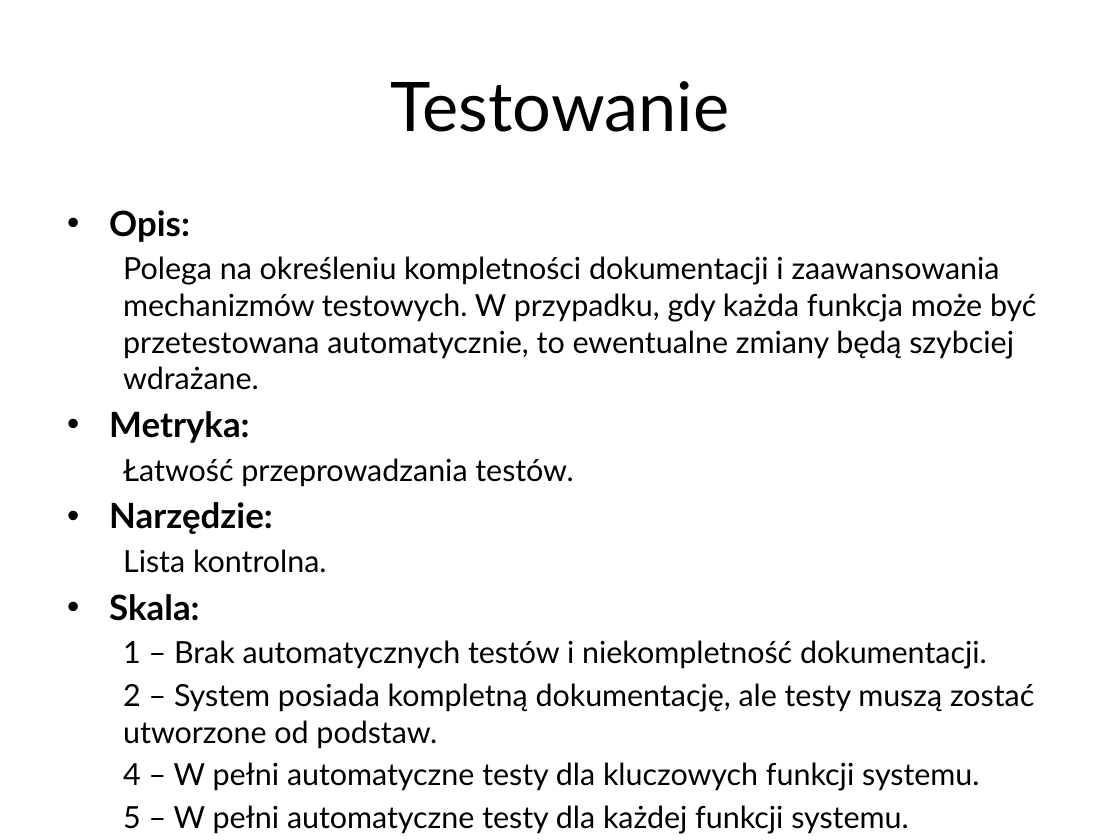
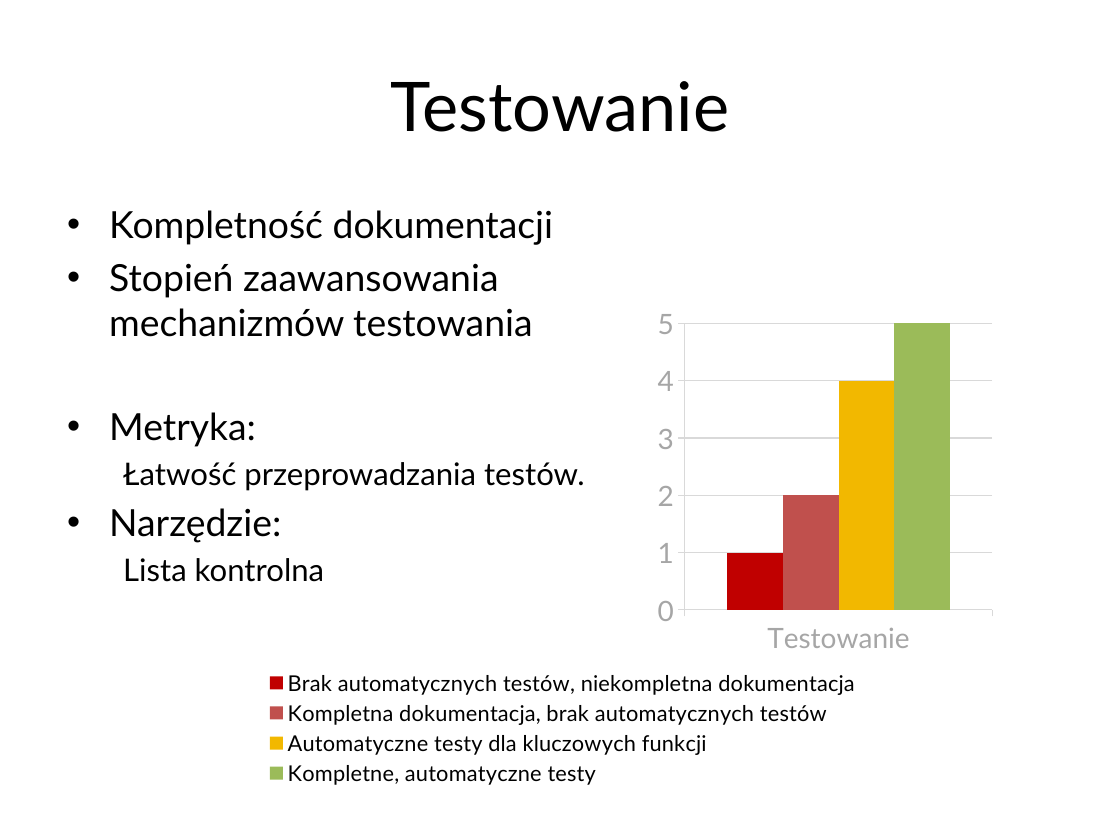
Before and after one commit to student-tomasz/ppit-prowadzenie-concerto, a slide deck: slide 61 of Obrona/Prezentacja.pptx. Drawn at 1120x840 pixels with LibreOffice and Linux fonts; fonts in the diff are those of the drawing; background and template pictures are left out. Boxes give left, top, right and bottom in pixels: in the first picture for what was removed or moved away, otherwise in the second. Text is boxed around its words. In the diff, an @@ line names an element or a change of style, - is before the commit and + after.

```diff
--- a/Obrona/Prezentacja.pptx
+++ b/Obrona/Prezentacja.pptx
@@ text at [109,210,553,337]: text changed; size 19.6 to 24 pt @@
-• Opis:
-  Polega na określeniu kompletności dokumentacji i zaawansowania mechanizmów testowych. W przypadku, gdy każda funkcja może być przetestowana automatycznie, to ewentualne zmiany będą szybciej wdrażane.
+• Kompletność dokumentacji
+• Stopień zaawansowania
+  mechanizmów testowania
@@ column chart added at [180,297,1071,794] @@
+categories: Testowanie
+Brak automatycznych testów, niekompletna dokumentacja: 1
+Kompletna dokumentacja, brak automatycznych testów: 2
+Automatyczne testy dla kluczowych funkcji: 4
+Kompletne, automatyczne testy: 5
@@ text at [109,412,476,543]: size 22.4 to 24 pt, bold off in "Metryka:", "Narzędzie:"; size 19.6 to 20 pt in "Łatwość przeprowadzania testów." @@
@@ text at [123,558,324,582]: text changed; size 19.6 to 20 pt @@
-  Lista kontrolna.
-• Skala:
-  1 – Brak automatycznych testów i niekompletność dokumentacji.
-  2 – System posiada kompletną dokumentację, ale testy muszą zostać utworzone od podstaw.
-  4 – W pełni automatyczne testy dla kluczowych funkcji systemu.
-  5 – W pełni automatyczne testy dla każdej funkcji systemu.
+  Lista kontrolna
```
Also in this commit, not shown: 6 other slides changed.
